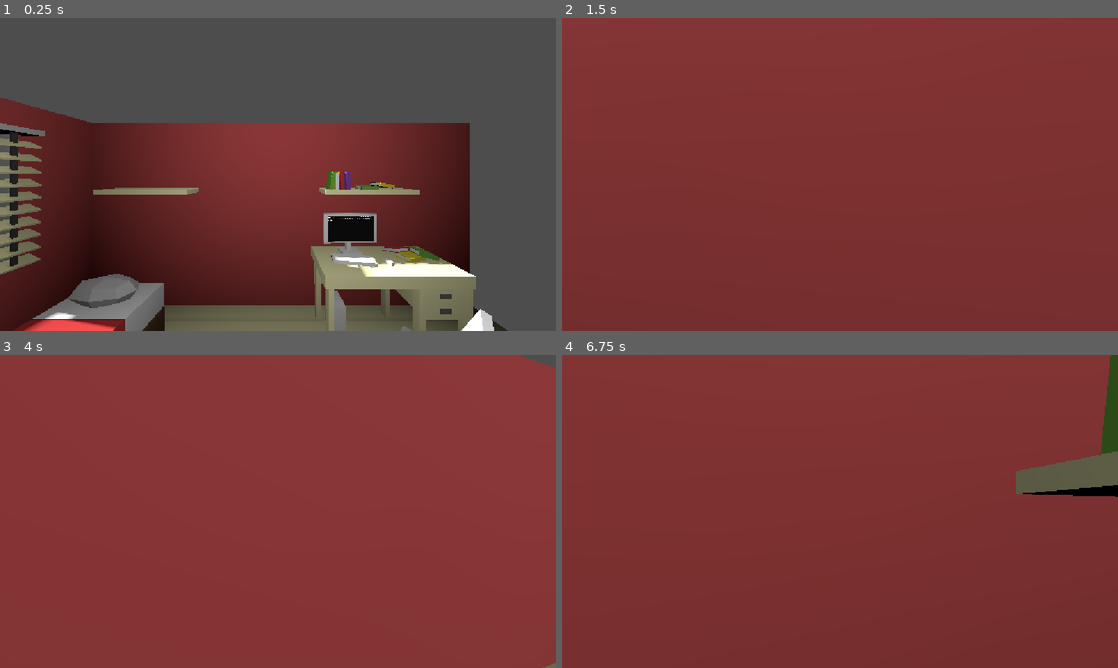
Above: before the commit, frames 1-4 (two rows, left to right).
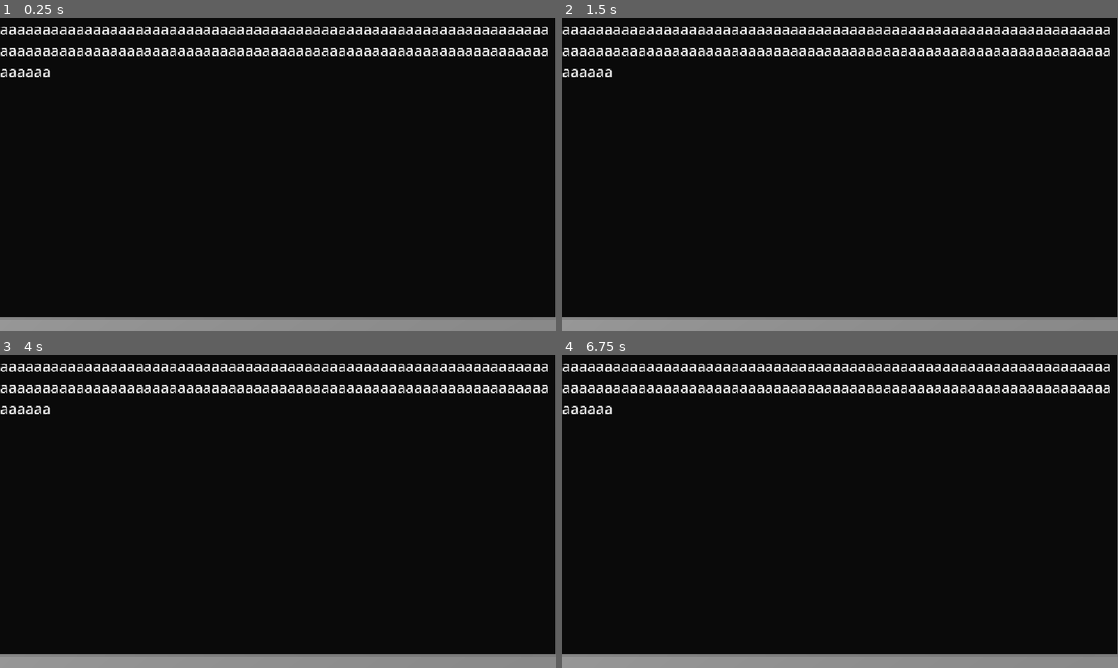
Above: after the commit, the same moments.

Repository: GitGinocchio/portfolio
Game: Godot game, scene res://Main.tscn
The game is run twice, just before and just after one commit, with the same random seed, the same clock (stepped at 60 frames per second) and the same inputs.
Inputs (mouse positions are in pixels of both pictures, inside the frame that each line leads up to):
- Up to frame 1 (0.25 s): no input
- Up to frame 2 (1.5 s): move the mouse to (867, 174) at 0.52 s; hold W (move_forward) from 0.53 s (still down); tap Space (jump) at 0.77 s; move the mouse to (812, 174) at 1.27 s
- Up to frame 3 (4 s): keep holding W (move_forward); tap Space (jump) at 1.52, 2.75, 3.02, 3.77 s; tap Enter at 2, 3.5 s; move the mouse to (289, 505) at 2.02 s; move the mouse to (272, 517) at 2.77 s; move the mouse to (316, 514) at 3.52 s
- Up to frame 4 (6.75 s): move the mouse to (795, 508) at 4.27 s; tap Space (jump) at 4.52, 5.75, 6.02 s; move the mouse to (845, 511) at 5.02 s; move the mouse to (817, 505) at 5.77 s; release W (move_forward) at 5.78 s; hold D (move_right) 5.78-6.53 s; tap Enter at 6.5 s; move the mouse to (867, 511) at 6.52 s; hold W (move_forward) from 6.53 s (still down)

The runs differ from the first frame. In frame 1, 98% of the frame differs, in the area x 0-100%, y 0-100%; in frame 2, 100%; in frame 3, 100%; in frame 4, 100%.

Commit message:
feat: terminal camera init

Diff:
--- a/scenes/objects/monitor.tscn
+++ b/scenes/objects/monitor.tscn
@@ -12,5 +12,5 @@
 transform = Transform3D(100, 4.3711393e-06, 1.9106857e-13, 0, -4.371139e-06, 100, 4.3711393e-06, -100, -4.371139e-06, 0, 0, 0)
 
 [node name="Terminal" parent="." index="1" unique_id=1023286742 instance=ExtResource("2_x0au6")]
-transform = Transform3D(-9.616505e-10, 0, 0.022, 0, 0.022, 0, -0.022, 0, -9.616505e-10, 0.031794995, 0.073673666, -0.0009813793)
+transform = Transform3D(-9.616505e-10, 0, 0.022, 0, 0.022, 0, -0.022, 0, -9.616505e-10, 0.03, 0.073, 0)
 texture = SubResource("ViewportTexture_x0au6")
--- a/scenes/player.tscn
+++ b/scenes/player.tscn
@@ -13,7 +13,6 @@
 
 [node name="Camera3D" type="Camera3D" parent="Neck" unique_id=490695944]
 transform = Transform3D(1, 0, 0, 0, 1, 0, 0, 0, 1, 0, 0.75, 0)
-current = true
 fov = 80.0
 
 [node name="CollisionShape3D" type="CollisionShape3D" parent="." unique_id=316827123]
--- a/scenes/terminal.tscn
+++ b/scenes/terminal.tscn
@@ -1,10 +1,18 @@
 [gd_scene format=3 uid="uid://bc76rlg07r842"]
+
+[ext_resource type="Script" uid="uid://b1arhcjuonomp" path="res://scripts/terminal.gd" id="1_m430i"]
 
 [sub_resource type="ViewportTexture" id="ViewportTexture_h4bas"]
 viewport_path = NodePath("SubViewport")
 
 [node name="Terminal" type="Sprite3D" unique_id=1501954215]
 texture = SubResource("ViewportTexture_h4bas")
+script = ExtResource("1_m430i")
+
+[node name="Camera3D" type="Camera3D" parent="." unique_id=1071193247]
+unique_name_in_owner = true
+transform = Transform3D(1, 0, 0, 0, 1, 0, 0, 0, 1, 0, 0, 7)
+current = true
 
 [node name="SubViewport" type="SubViewport" parent="." unique_id=237809766]
 size = Vector2i(1920, 1080)
--- /dev/null
+++ b/scripts/terminal.gd
@@ -0,0 +1,28 @@
+extends Node
+
+@onready var camera = %Camera3D
+
+func start_zoom_out() -> void:
+	# 1. Creiamo il Tween
+	var tween = create_tween().set_parallel(true)
+
+	# 2. Impostiamo una curva di transizione (Cubic è la più naturale)
+	tween.set_trans(Tween.TRANS_CUBIC).set_ease(Tween.EASE_IN_OUT)
+
+	# 3. Zoom out della posizione (spostiamo la camera indietro)
+	tween.tween_property(camera, "position", Vector3(0, 1.5, 3.0), 2.0)
+
+	# 4. Zoom out del FOV (cambiamo la prospettiva da "zoomata" a "wide")
+	tween.tween_property(camera, "fov", 75.0, 2.0)
+
+	# 5. Opzionale: Ruotiamo leggermente la camera per inquadrare meglio la stanza
+	tween.tween_property(camera, "rotation_degrees", Vector3(-15, 0, 0), 2.0)
+
+# Called when the node enters the scene tree for the first time.
+func _ready() -> void:
+	pass # Replace with function body.
+
+
+# Called every frame. 'delta' is the elapsed time since the previous frame.
+func _process(delta: float) -> void:
+	pass
Not shown, added: scripts/terminal.gd.uid
